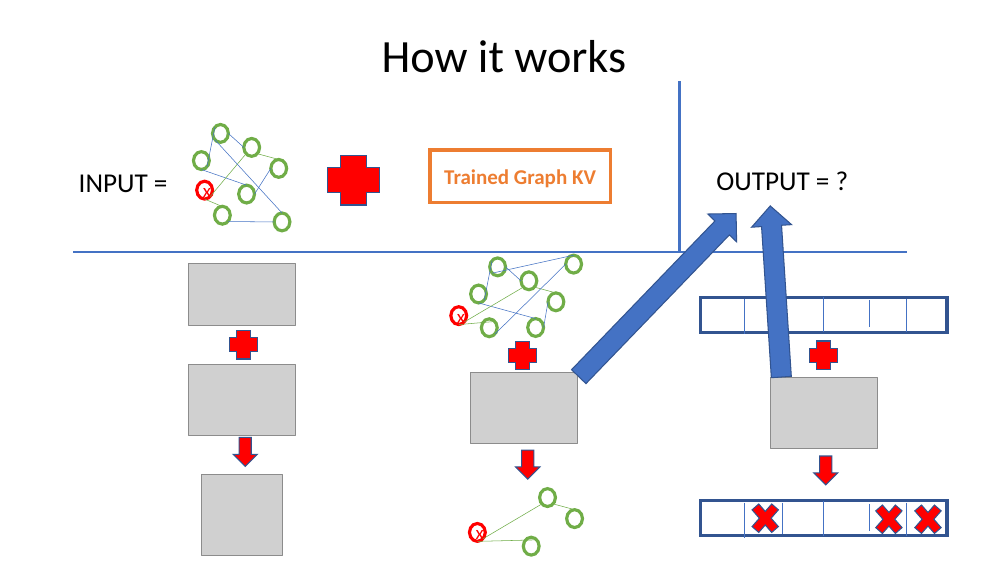
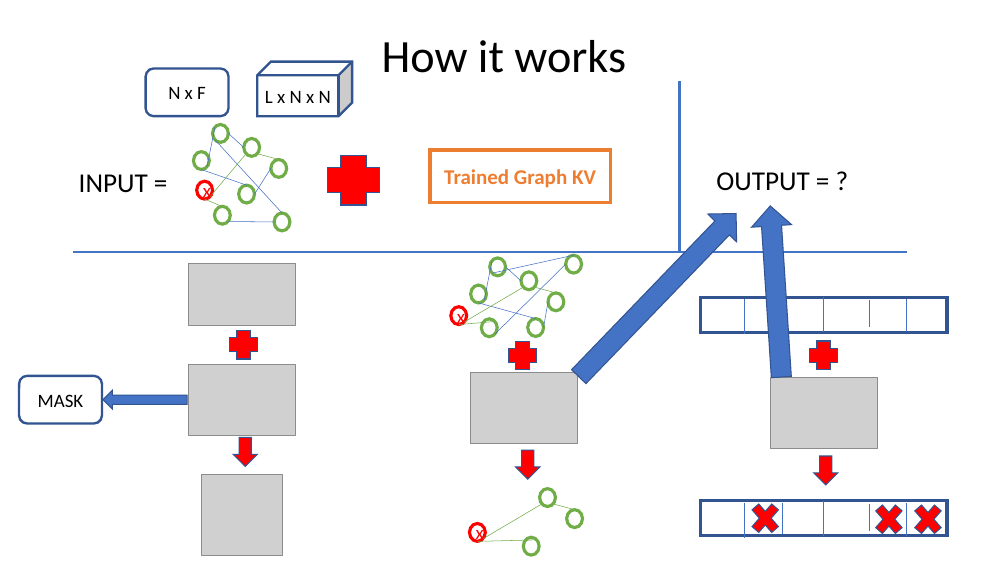
Before and after one commit to bql20000/Full_Flax, a slide deck: slide 14 of KV3 - Fullflax.pptx. Drawn at 1008x567 pixels with LibreOffice and Linux fonts; fonts in the diff are those of the drawing; grey boxes stand for pictures. Boxes give left, top, right and bottom in pixels: in the first picture for what was removed or moved away, otherwise in the second. Text is boxed around its words. In the diff, an @@ line names an element or a change of style, - is before the commit and + after.

```diff
--- a/KV3 - Fullflax.pptx
+++ b/KV3 - Fullflax.pptx
@@ rounded rectangle added at box(146, 69, 229, 116), fill #FFFFFF, outline #325491 2.25 pt, 18 pt, text #000000 @@
+N x F
@@ cube added at box(257, 61, 352, 116), fill #FFFFFF, outline #325491 2.25 pt, 18 pt, text #000000 @@
+L x N x N
@@ rounded rectangle added at box(19, 376, 102, 423), fill #FFFFFF, outline #325491 2.25 pt, 18 pt, text #000000 @@
+MASK
@@ right arrow added at box(103, 390, 187, 409), fill #4472C4, outline #325491 1 pt @@
```
Also in this commit, not shown: 4 other slides changed.
